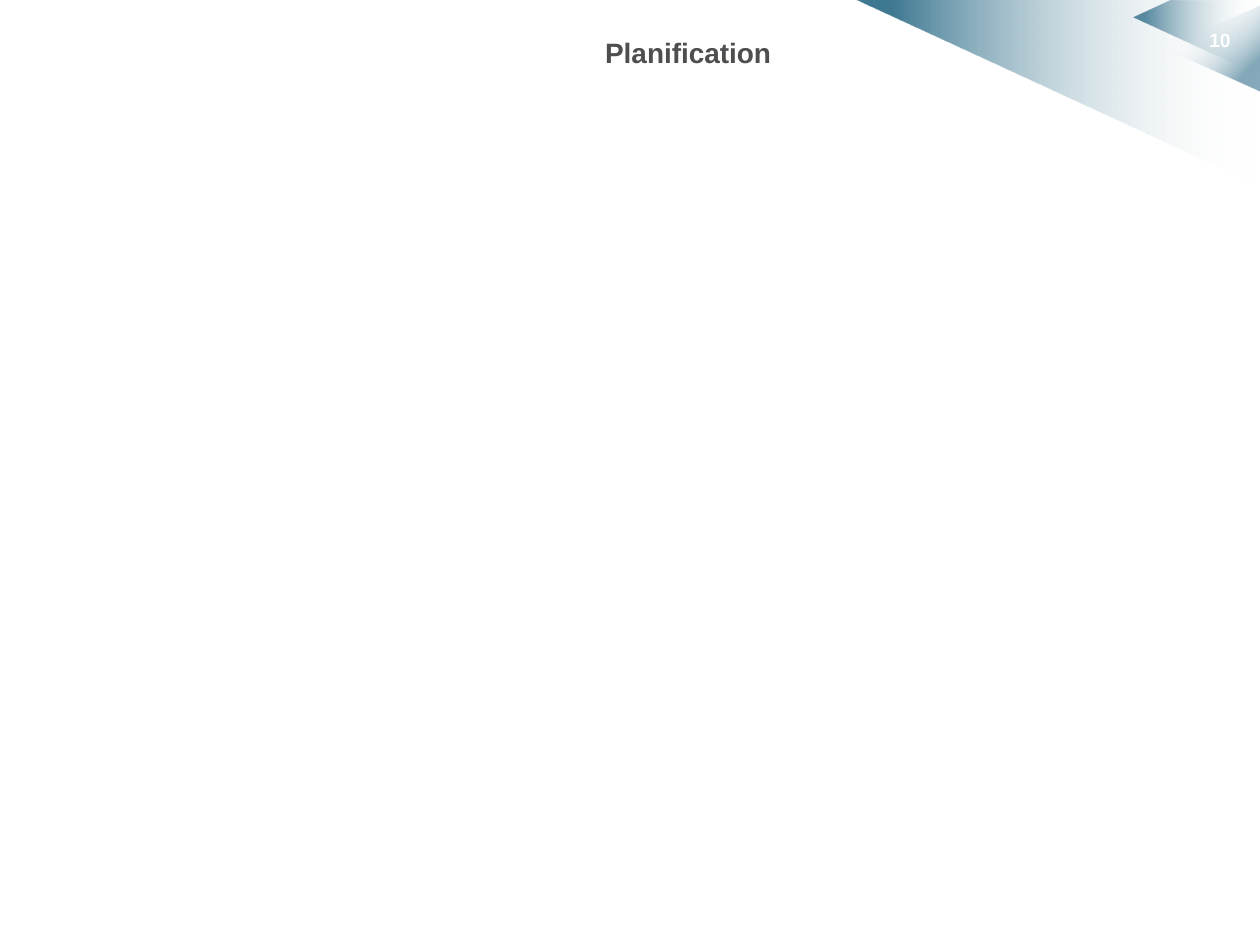
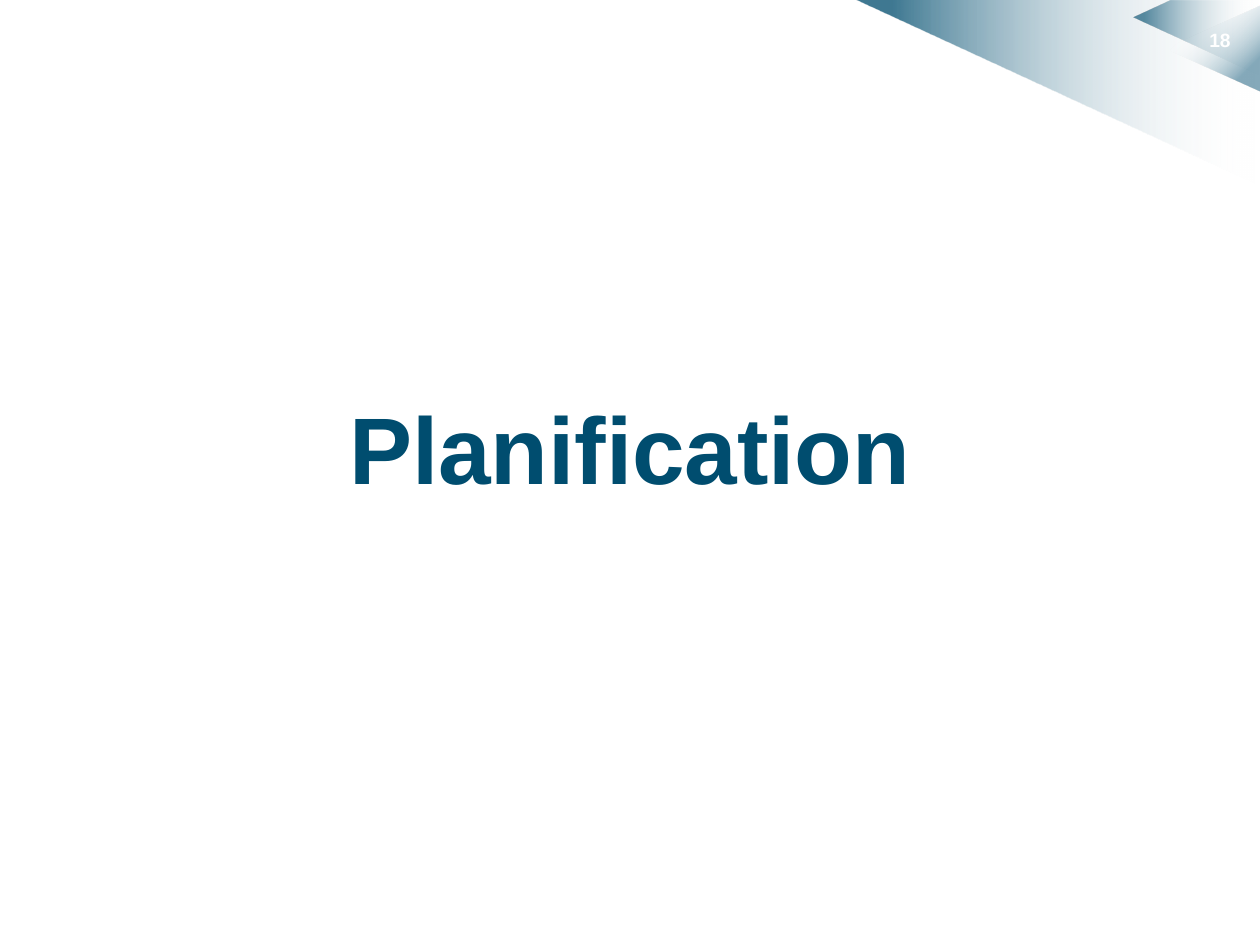
Before and after one commit to HKervadec/korrigolo, a slide deck: slide 18 of soutenances/planification/soutenance_planification.pptx (slide 10 before the commit). Drawn at 1260x945 pixels with LibreOffice and Linux fonts; fonts in the diff are those of the drawing; background and template pictures are left out. Boxes give left, top, right and bottom in pixels: in the first picture for what was removed or moved away, otherwise in the second. Text is boxed around its words. In the diff, an @@ line names an element or a change of style, - is before the commit and + after.

Commit message:
structure ppt planif done

```diff
--- a/soutenances/planification/soutenance_planification.pptx
+++ b/soutenances/planification/soutenance_planification.pptx
@@ page number at bbox=[1209, 30, 1230, 51]: text changed @@
-10
+18
@@ text "Planification": place and size @@
-text "Planification" at bbox=[605, 42, 771, 64]
+text "Planification" at bbox=[349, 415, 910, 485]
@@ text "Planification" at bbox=[349, 415, 910, 485]: size 16 to 54 pt, text colour #4F4D50 to #004D6F; more space between paragraphs; vertical alignment middle to top @@
```
Also in this commit, not shown: 4 other slides changed, 13 slides added.
